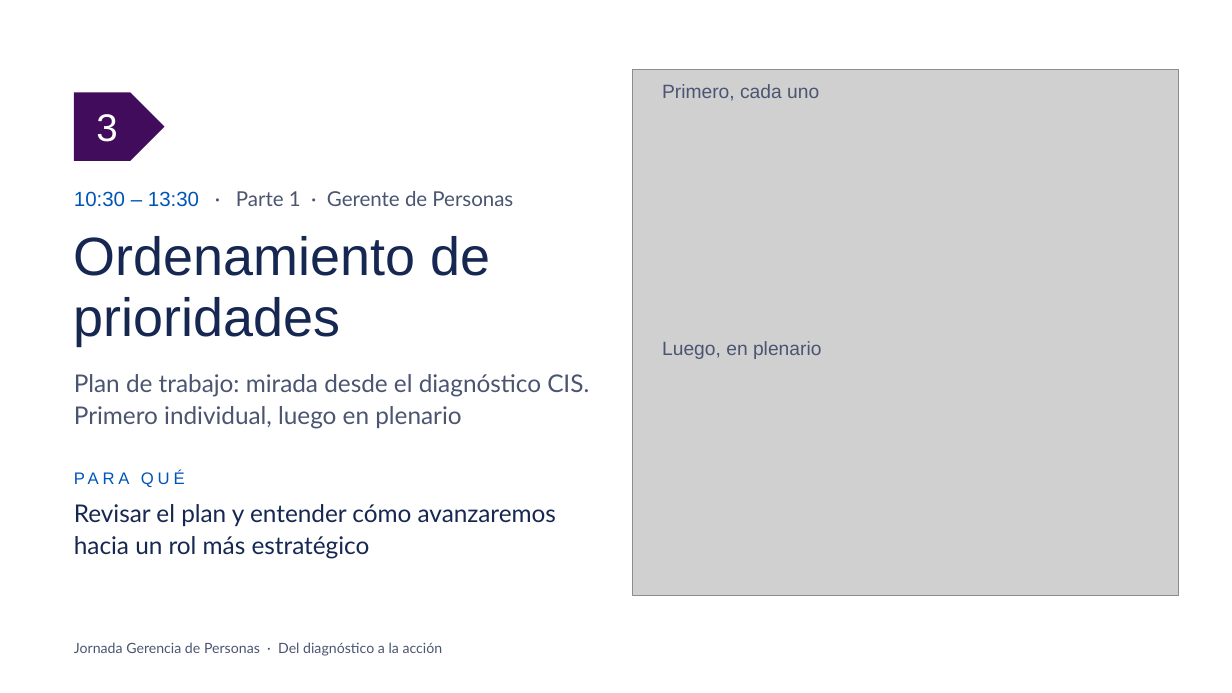
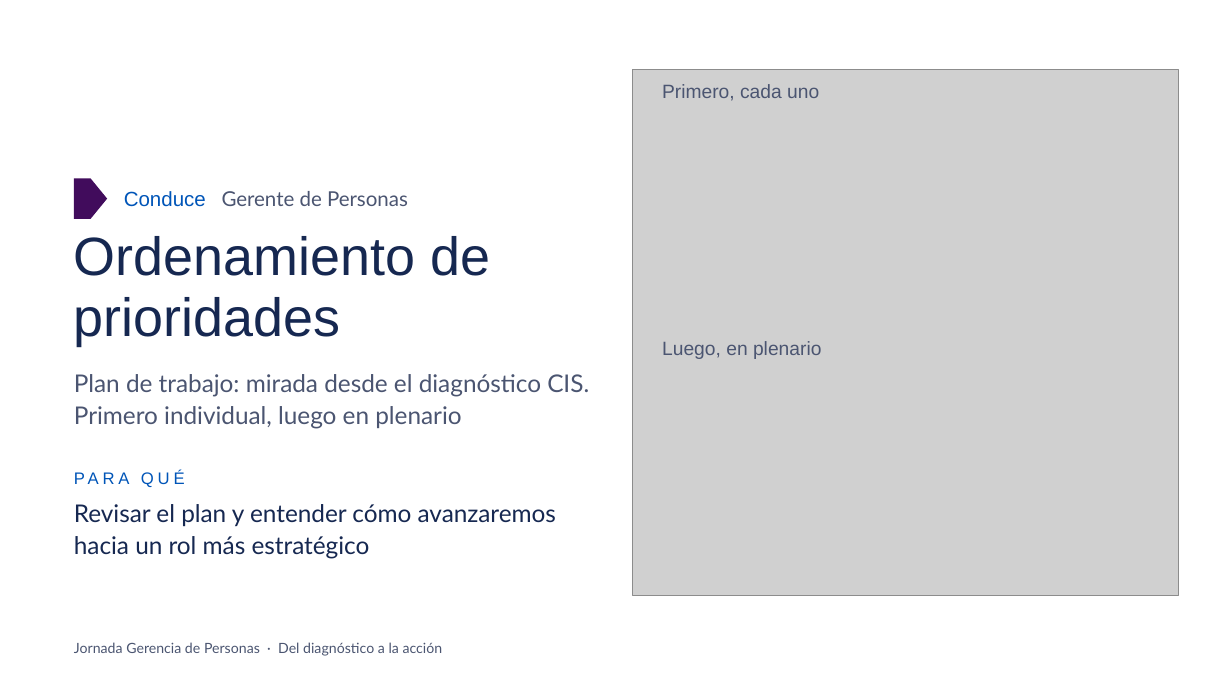
Before and after one commit to b8a4b6i1/claude, a slide deck: slide 4 of oxiquim-laminas/Laminas_Jornada_GPER.pptx. Drawn at 1232x693 pixels with LibreOffice and Linux fonts; fonts in the diff are those of the drawing; grey boxes stand for pictures; background and template pictures are left out. Boxes give left, top, right and bottom in pixels: in the first picture for what was removed or moved away, otherwise in the second. Text is boxed around its words. In the diff, an @@ line names an element or a change of style, - is before the commit and + after.

```diff
--- a/oxiquim-laminas/Laminas_Jornada_GPER.pptx
+++ b/oxiquim-laminas/Laminas_Jornada_GPER.pptx
@@ text removed at [96, 114, 117, 142] @@
-3
@@ pentagon arrow: place and size @@
-pentagon arrow at [74, 92, 165, 161]
+pentagon arrow at [74, 178, 107, 219]
@@ text at [124, 191, 408, 207]: text changed @@
-10:30 – 13:30 · Parte 1 · Gerente de Personas
+Conduce Gerente de Personas
```
Also in this commit, not shown: 6 other slides changed, 1 other file.
